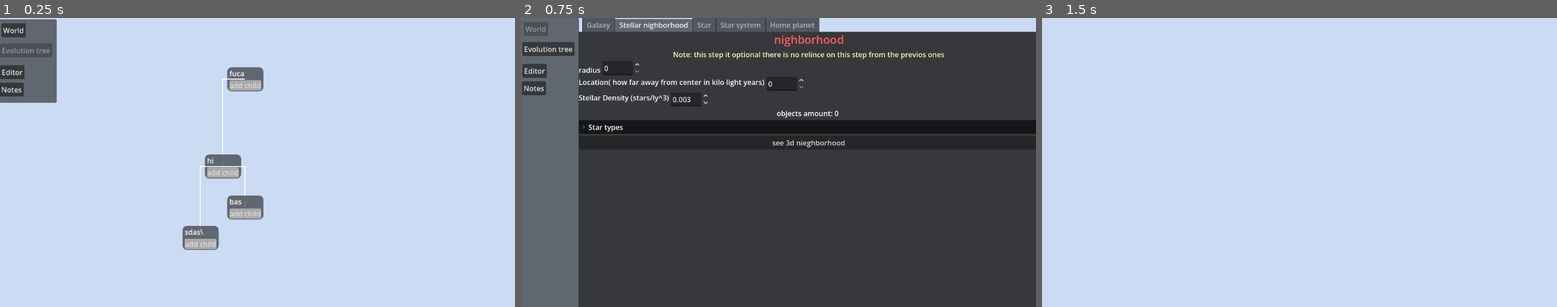
Above: before the commit, frames 1-3 (left to right).
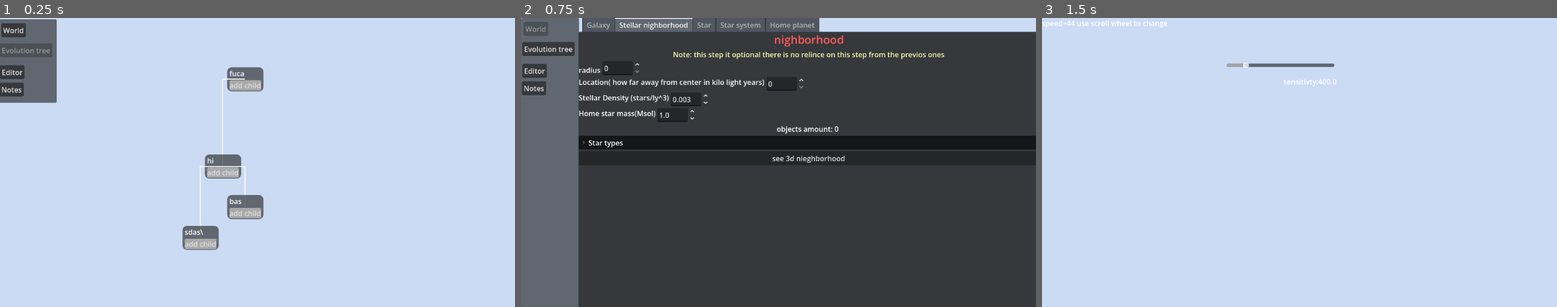
Above: after the commit, the same moments.

Repository: spicode/Planethra
Game: Godot game, scene res://main/scenes/main.tscn
Two runs of this game, one before a commit and one after it. Both use one fixed random seed, a clock stepped at 60 frames per second and the inputs below.
Inputs:
- Up to frame 1 (0.25 s): no input
- Up to frame 2 (0.75 s): click "World" at 0.5 s
- Up to frame 3 (1.5 s): click "see 3d nieghborhood" at 1.25 s

The runs differ from the first frame. In frame 1, less than 0.1% of the frame differs, in the area x 44-52%, y 61-70%; in frame 2, 4.7%, in the area x 11-100%, y 31-51%; in frame 3, 0.5%.

Commit message:
oh soo many fixes
sadly some of the were with the use of ai

Diff:
--- a/Global.gd
+++ b/Global.gd
@@ -7,57 +7,36 @@
 var fullSaveName#another try ^^
 var nieborhood:StellarNighborhood
 # takes a kelvin temprature and returns an rgb color. idk how it works
-func Kelvin2Rgb(Temperature:float) -> Color:
-	Temperature = Temperature / 100;
+func Kelvin2Rgb(Temperature: float) -> Color:
+	Temperature = Temperature / 100
 	var Red
 	var Green
 	var Blue
-	if (Temperature <= 66):
-		Red = 255;
+	if Temperature <= 66:
+		Red = 255
 	else:
-		Red = Temperature - 60;
-		Red = 329.698727466 * pow(Red, -0.1332047592);
-		if (Red < 0):
-			Red = 0;
-		if (Red > 255):
-			Red = 255;
-	if (Temperature <= 66):
-		Green = Temperature;
-		Green = 99.4708025861 * log(Green) - 161.1195681661;
-		if (Green < 0 ) :
-			Green = 0;
+		Red = Temperature - 60
+		Red = 329.698727466 * pow(Red, -0.1332047592)
+		Red = clamp(Red, 0, 255)
 
-		if (Green > 255):
-			Green = 255;
+	if Temperature <= 66:
+		Green = Temperature
+		Green = 99.4708025861 * log(Green) - 161.1195681661
+		Green = clamp(Green, 0, 255)
+	else:
+		Green = Temperature - 60
+		Green = 288.1221695283 * pow(Green, -0.0755148492)
+		Green = clamp(Green, 0, 255)
 
-	else :
-		Green = Temperature - 60;
-		Green = 288.1221695283 * pow(Green, -0.0755148492);
-		if (Green < 0 ):
-			Green = 0;
+	if Temperature >= 66:
+		Blue = 255
+	elif Temperature <= 19:
+		Blue = 0
+	else:
+		Blue = Temperature - 10
+		Blue = 138.5177312231 * log(Blue) - 305.0447927307
+		Blue = clamp(Blue, 0, 255)
 
-		if (Green > 255):
-			Green = 255;
-
-
-
-	if (Temperature >= 66):
-		Blue = 255;
-	else:
-		if (Temperature <= 19):
-			Blue = 0;
-		else :
-			Blue = Temperature - 10;
-			Blue = 138.5177312231 * log(Blue) - 305.0447927307;
-			if (Blue < 0):
-				Blue = 0;
-
-			if (Blue > 255):
-				Blue = 255;
-
-
-
-	var rgb = Color(round(Red),round(Green),round(Blue))
-	return rgb;
+	return Color(Red / 255.0, Green / 255.0, Blue / 255.0)
 func is_in_range(_min,_max,value) -> bool:
 	return value>_min and value < _max
--- a/saves/evotree_0.json
+++ b/saves/evotree_0.json
@@ -2,7 +2,7 @@
 	"bas": {
 		"Parent": "hi",
 		"childeren": [],
-		"distance_to_parent": 92.0,
+		"distance_to_parent": 91.0,
 		"name": "bas"
 	},
 	"fuca": {
--- a/saves/saves.json
+++ b/saves/saves.json
@@ -3,6 +3,6 @@
 		"ID": 0,
 		"LocalPath": "res://saves/evotree_0.json",
 		"Name": "evotree_0",
-		"UIDPath": "uid://c283wycwyxbwj"
+		"UIDPath": "uid://cxje8hyevqdt4"
 	}
 }
--- a/worldcreation/3dConrols.gd
+++ b/worldcreation/3dConrols.gd
@@ -4,29 +4,37 @@
 
 
 func _process(delta: float) -> void:
+	$"../Control/sensitivity".text=str('sensitivty:',senstivty)
+	senstivty= $"../Control/sensitivtyy".value
+	$"../Control/speed".text=str('speed=',speed," use scroll wheel to change")
+	var move := Vector3.ZERO
+	if Input.is_action_pressed("forwards"):
+		move -= transform.basis.z   # camera looks down -Z
+	if Input.is_action_pressed("backwards"):
+		move += transform.basis.z
+	if Input.is_action_pressed("left"):
+		move -= transform.basis.x
+	if Input.is_action_pressed("right"):
+		move += transform.basis.x
+	if Input.is_action_pressed("up"):
+		move += transform.basis.y
+	if Input.is_action_pressed("down"):
+		move -= transform.basis.y
 
-	if Input.is_action_pressed("scrollUp"):
-		speed+=3
-		print("speed UP")
-	if Input.is_action_pressed("scrollDown"):
-		print("speed UP")
-		speed-=3
-	if Input.is_action_pressed("up"):
-		global_position.y+=speed*delta
-	elif Input.is_action_pressed("down"):
-		global_position.y-=speed*delta
-	if Input.is_action_pressed("forwards"):
-		global_position.z-=speed*delta
-	if Input.is_action_pressed("backwards"):
-		global_position.z+=speed*delta
-	if Input.is_action_pressed("left"):
-		global_position.x-=speed*delta
-	if Input.is_action_pressed("right"):
-		global_position.x+=speed*delta
+	if move != Vector3.ZERO:
+		global_position += move.normalized() * speed * delta
 func _input(event: InputEvent) -> void:
 	if event is InputEventMouseMotion:
 		var senstivtyAngle= pow(senstivty,-1)
 		rotate_object_local(Vector3.UP,-event.relative.x*senstivtyAngle)
 		rotate_object_local(Vector3.LEFT,event.relative.y*senstivtyAngle)
+	elif event is InputEventMouseButton and event.pressed:
+		if event.button_index == MOUSE_BUTTON_WHEEL_UP:
+			speed += 3
+		elif event.button_index == MOUSE_BUTTON_WHEEL_DOWN:
+			speed -= 3
 func _ready() -> void:
-	Input.mouse_mode=Input.MOUSE_MODE_CAPTURED
+	Input.mouse_mode= Input.MOUSE_MODE_CAPTURED
+func _unhandled_input(event: InputEvent) -> void:
+	if event.is_action_pressed("ui_cancel"):
+		Input.mouse_mode = Input.MOUSE_MODE_VISIBLE if Input.mouse_mode == Input.MOUSE_MODE_CAPTURED else Input.MOUSE_MODE_CAPTURED
--- a/worldcreation/StellarSystem.gd
+++ b/worldcreation/StellarSystem.gd
@@ -19,9 +19,8 @@
 	"D": [0.5, 0.7, 1.3],
 	"LTY": [0.012415, 0.0764, 1.3],
 	"OTHER": [30, 2000, 5],
-
 }
-var orbitalStablePoint=20#idk what it should actualy be
+var orbitalStablePoint=50#idk what it should actualy be
 var SType: SystemType
 var Planets: Array[Planet]
 var Stars: Array[Star]
@@ -32,6 +31,22 @@
 func _init():
 	_rng.randomize()
 
+func makeHomeStellarSystem(Type, starMasses: Array[float]):
+
+	for star in starMasses:
+		#var starType
+		#for mass in ClassToMass.values():
+			#if Global.is_in_range(mass[0],mass[1],star):
+				#starType=ClassToMass.find_key(mass)
+		Location=Vector3.ZERO
+		var _star=Star.new()
+		_star.makeStar(star)
+		var distFromGravCenter=(starMasses.size()-1)*orbitalStablePoint
+		var starOfset=360/starMasses.size()
+		_star.starLocation=Vector3((Vector2.from_angle(deg_to_rad(starOfset*star))*distFromGravCenter).x,\
+		(Vector2.from_angle(deg_to_rad(starOfset*star))*distFromGravCenter).y,0)
+		Stars.append(_star)
+	return self
 func makeStellarSystem(Type, starTypes: Array[String],Neiborhood_size:float):
 	var r=randf_range(1,Neiborhood_size)
 	var theta= randf()*(randi()%360)
--- a/worldcreation/Stellarneighborhood.gd
+++ b/worldcreation/Stellarneighborhood.gd
@@ -32,7 +32,7 @@
 	var temp_triples
 	var temp_doubles
 	var temp_singles
-func classify_stellar_nieghborhood(_nieghborhood_density,_nighborhoodsize)->StellarNighborhood:
+func classify_stellar_nieghborhood(_nieghborhood_density,_nighborhoodsize,has_home=false,home_star_mass=0)->StellarNighborhood:
 	B = round(((_nieghborhood_density*((4.0/3.0)*PI*_nighborhoodsize**3.0))*0.9*0.0013))
 	O = round(((_nieghborhood_density*((4.0/3.0)*PI*_nighborhoodsize**3.0))*0.9*0.0000003))
 	A = round(((_nieghborhood_density*((4.0/3.0)*PI*_nighborhoodsize**3.0))*0.9*0.006))
@@ -110,7 +110,10 @@
 		var cursystem=StellarSystem.new()
 		cursystem= cursystem.makeStellarSystem(system_type,starTypes,_nighborhoodsize)
 		stars.append(cursystem)
-
+	if has_home:
+		var HomeSys=StellarSystem.new()
+		HomeSys.makeHomeStellarSystem(StellarSystem.SystemType.SINGLE,[home_star_mass])
+		stars.append(HomeSys)
 	return self
 func randomStarType(temps):
 	var keys = Star.starType.keys()
--- a/worldcreation/star.gd
+++ b/worldcreation/star.gd
@@ -27,12 +27,14 @@
 var System:StellarSystem
 func makeStar(_mass,_currentAge=1.00) -> Star:
 	mass = _mass
+	currentAge=_currentAge
 	radius=  mass**0.8 if mass < 1 else mass**0.57
 	lumanucity = 0.23*mass**2.3 if mass<0.43 else (mass**4 if mass<2 else mass**3.5)
 	density = mass/radius**3
 	temprature =((lumanucity/radius**2)**0.25)*5776
 	_color= Global.Kelvin2Rgb(temprature)
 	habitableZone.resize(2)
+	maxAge = mass / lumanucity * 10.0
 	habitableZone[0] = sqrt(lumanucity/1.1)
 	habitableZone[1] = sqrt(lumanucity/0.53)
 	return self
--- a/worldcreation/start.tscn
+++ b/worldcreation/start.tscn
@@ -155,6 +155,25 @@
 step = 0.001
 value = 0.003
 
+[node name="HomeStarMass" type="HBoxContainer" parent="TabContainer/Stellar nighborhood/VBoxContainer" unique_id=1016381466]
+layout_mode = 2
+
+[node name="HomeStarMass" type="Label" parent="TabContainer/Stellar nighborhood/VBoxContainer/HomeStarMass" unique_id=1038785421]
+layout_mode = 2
+size_flags_horizontal = 0
+size_flags_vertical = 0
+offset_transform_position = Vector2(0, 8.175)
+offset_transform_visual_only = false
+text = "Home star mass(Msol)"
+
+[node name="HomeStarMassNum" type="SpinBox" parent="TabContainer/Stellar nighborhood/VBoxContainer/HomeStarMass" unique_id=186801637]
+layout_mode = 2
+size_flags_horizontal = 0
+min_value = 0.5
+max_value = 1.4
+step = 0.001
+value = 1.0
+
 [node name="Label2" type="Label" parent="TabContainer/Stellar nighborhood/VBoxContainer" unique_id=1189834973]
 layout_mode = 2
 size_flags_horizontal = 4
@@ -415,4 +434,5 @@
 [connection signal="value_changed" from="TabContainer/Stellar nighborhood/VBoxContainer/Size/LineEdit" to="TabContainer/Stellar nighborhood" method="_on_line_edit_value_changed"]
 [connection signal="value_changed" from="TabContainer/Stellar nighborhood/VBoxContainer/Location/location2" to="TabContainer/Stellar nighborhood" method="_on_location_2_value_changed"]
 [connection signal="value_changed" from="TabContainer/Stellar nighborhood/VBoxContainer/Stellar dencity/Stellar Density2" to="TabContainer/Stellar nighborhood" method="_on_stellar_density_2_value_changed"]
+[connection signal="value_changed" from="TabContainer/Stellar nighborhood/VBoxContainer/HomeStarMass/HomeStarMassNum" to="TabContainer/Stellar nighborhood" method="_on_home_star_mass_num_value_changed"]
 [connection signal="pressed" from="TabContainer/Stellar nighborhood/VBoxContainer/Button" to="TabContainer/Stellar nighborhood" method="_on_button_pressed"]
--- a/worldcreation/stellar_nighborhoodMaker.gd
+++ b/worldcreation/stellar_nighborhoodMaker.gd
@@ -5,6 +5,7 @@
 var nighborhoodsize=10
 var nieghborhood_density=0.003
 var nieghborhood=StellarNighborhood.new()
+var homeStarMass=1
 func _on_line_edit_value_changed(value: float) -> void:
 	nighborhoodsize=value
 	main.nbrhdRadius= value
@@ -22,7 +23,7 @@
 		$VBoxContainer/Location/Warning.visible=false
 
 func updateNieghborhood():
-	nieghborhood=nieghborhood.classify_stellar_nieghborhood(nieghborhood_density,nighborhoodsize)
+	nieghborhood=nieghborhood.classify_stellar_nieghborhood(nieghborhood_density,nighborhoodsize,true,homeStarMass)
 	$VBoxContainer/FoldableContainer/VBoxContainer/O/NUMBER.text=str(nieghborhood.O)
 	$VBoxContainer/FoldableContainer/VBoxContainer/B/NUMBER.text=str(nieghborhood.B)
 	$VBoxContainer/FoldableContainer/VBoxContainer/A/NUMBER.text=str(nieghborhood.A)
@@ -43,3 +44,7 @@
 func _on_button_pressed() -> void:
 	Global.nieborhood=nieghborhood
 	get_tree().change_scene_to_file("uid://c6so7pchh4mrt")
+
+
+func _on_home_star_mass_num_value_changed(value: float) -> void:
+	homeStarMass=value
--- a/worldcreation/stellarnighborhood.gd
+++ b/worldcreation/stellarnighborhood.gd
@@ -5,26 +5,30 @@
 	stars=Global.nieborhood.stars
 	for system in stars:
 		var systemLocation=system.Location
-		for star in system.Stars:
+		for star_i in system.Stars.size():
+			var star = system.Stars[star_i]
 			var starNode:=MeshInstance3D.new()
 			starNode.mesh=SphereMesh.new()
-			var matirial=StandardMaterial3D.new()
-			matirial.albedo_color= star._color
+			var matirial = StandardMaterial3D.new()
+			matirial.albedo_color = star._color
+			matirial.emission_enabled = true
+			matirial.emission = star._color
+			matirial.emission_energy_multiplier = 2.0   # tune to taste / tie to lumanucity
 			starNode.mesh.material = matirial
-			starNode.mesh.radius =star.radius
-			starNode.mesh.height =star.radius*2
 			var starName=str("Star_",system.Stars.find(star))
 			starNode.name=starName
-			var light=OmniLight3D.new()
-			light.light_color=star._color
-			light.omni_range=star.lumanucity*100
-			light.light_intensity_lumens=star.lumanucity
+			#var light=OmniLight3D.new()
+			#light.light_color=star._color
+			#light.omni_range=star.lumanucity
+			#light.light_intensity_lumens=star.lumanucity
+
 			var lightName=str("StarLight_",system.Stars.find(star))
-			light.name=lightName
+			starNode.name = "Star_%d" % star_i
+			#light.name = "StarLight_%d" % star_i
 			add_child(starNode)
-			add_child(light)
-			var realStarNode=get_node(starName)
-			var realLightNode=get_node(lightName)
-			realLightNode.global_position=star.starLocation+systemLocation
-			realStarNode.global_position=star.starLocation+systemLocation
-			print(realStarNode.global_position)
+			#add_child(light)
+			var realStarNode=get_node("Star_%d" % star_i)
+			#var realLightNode=get_node("StarLight_%d" % star_i)
+			#light.global_position=star.starLocation+systemLocation
+			starNode.global_position=star.starLocation+systemLocation
+			#print(realLightNode.global_position)
--- a/worldcreation/stellarnighborhood.tscn
+++ b/worldcreation/stellarnighborhood.tscn
@@ -16,3 +16,33 @@
 
 [node name="WorldEnvironment" type="WorldEnvironment" parent="." unique_id=1819656325]
 environment = SubResource("Environment_inali")
+
+[node name="Control" type="Control" parent="." unique_id=1280970558]
+layout_mode = 3
+anchors_preset = 0
+offset_right = 40.0
+offset_bottom = 40.0
+
+[node name="speed" type="Label" parent="Control" unique_id=255579059]
+layout_mode = 1
+anchors_preset = -1
+anchor_right = 1.0
+anchor_bottom = 0.57500005
+
+[node name="sensitivity" type="Label" parent="Control" unique_id=1782351557]
+layout_mode = 0
+offset_left = 540.0
+offset_top = 131.0
+offset_right = 580.0
+offset_bottom = 154.0
+
+[node name="sensitivtyy" type="HSlider" parent="Control" unique_id=1386242515]
+layout_mode = 0
+offset_left = 413.0
+offset_top = 98.0
+offset_right = 654.0
+offset_bottom = 114.0
+min_value = 100.0
+max_value = 2000.0
+step = 20.0
+value = 400.0
